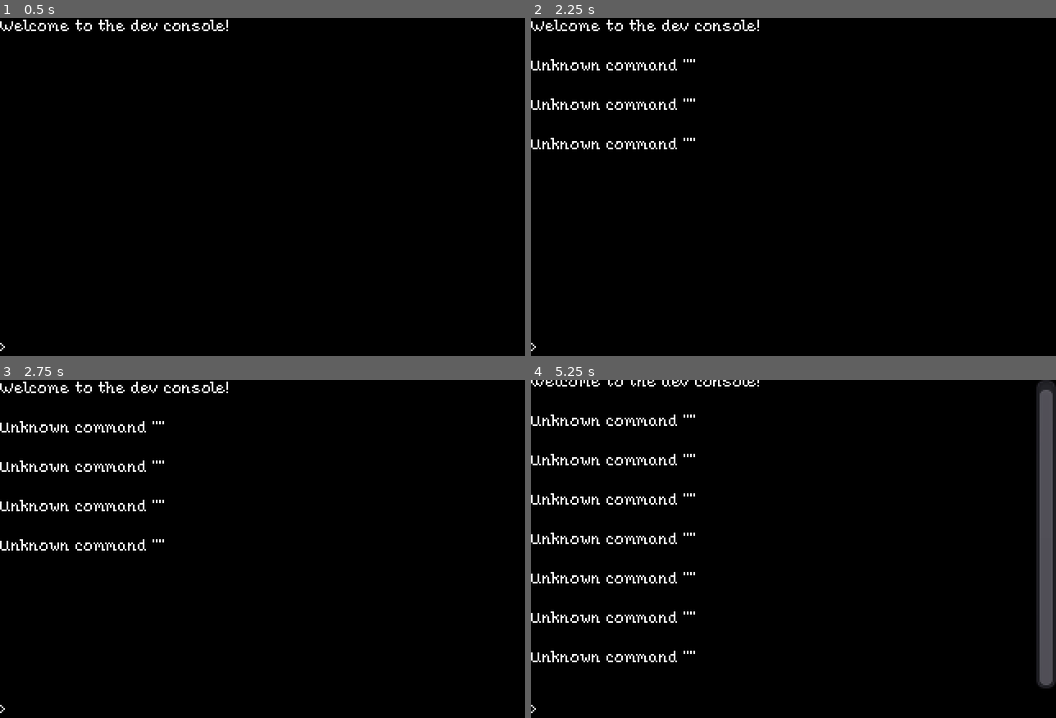
Above: before the commit, frames 1-4 (two rows, left to right).
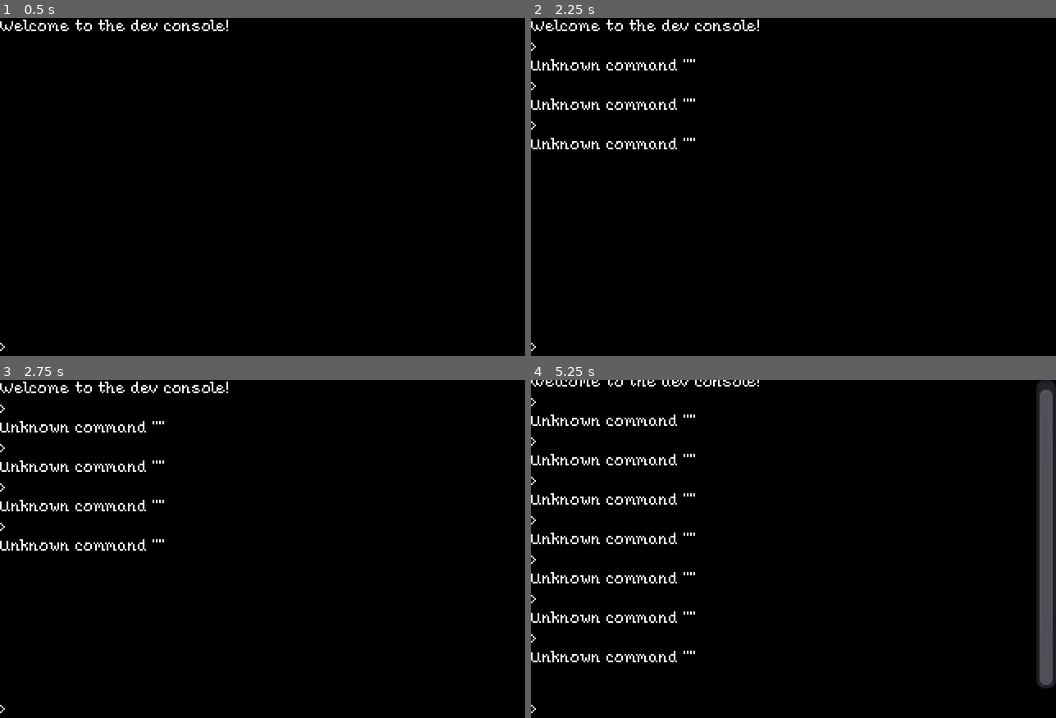
Above: after the commit, the same moments.

Repository: sand-bird/menagerie
Game: Godot game, scene res://ui/console/console.tscn
The game is run twice, just before and just after one commit, with the same random seed, the same clock (stepped at 60 frames per second) and the same inputs. This scene is started directly instead of the project's main scene.
Inputs (mouse positions are in pixels of both pictures, inside the frame that each line leads up to):
- Up to frame 1 (0.5 s): no input
- Up to frame 2 (2.25 s): tap Enter at 0.5, 0.6, 2 s; move the mouse to (909, 170) at 0.52 s; hold Right (ui_right) 0.53-1.25 s; click (909, 170) at 0.67 s; tap Space at 1.25 s; drag from (688, 207) to (767, 257) at 1.27 s; move the mouse to (846, 112) at 2.02 s; hold Right (ui_right) from 2.03 s (still down); hold Shift from 2.03 s (still down)
- Up to frame 3 (2.75 s): keep holding Right (ui_right); keep holding Shift; tap Enter at 2.3 s
- Up to frame 4 (5.25 s): release Right (ui_right) at 2.75 s; release Shift at 2.75 s; tap Space at 2.75, 4.25 s; drag from (767, 619) to (636, 498) at 2.77 s; tap Enter at 3.5, 3.8, 5.1 s; move the mouse to (951, 603) at 3.52 s; hold Left (ui_left) 3.53-4.25 s; tap Ctrl at 3.6 s; drag from (636, 498) to (714, 464) at 4.27 s; move the mouse to (819, 549) at 5.02 s; hold Down (ui_down) from 5.03 s (still down); click (819, 549) at 5.17 s

Frame 1 is identical in both runs. In frame 2, less than 0.1% of the frame differs, in the area x 0-1%, y 7-34%; in frame 3, less than 0.1%; in frame 4, less than 0.1%, in the area x 0-1%, y 5-78%.

Commit message:
console stuff

Diff:
--- a/game/ui/console/console.gd
+++ b/game/ui/console/console.gd
@@ -49,12 +49,9 @@
 		update_user_input()
 
 
-
+# User chose to enter their current input. Try to execute a command.
 func handle_user_input():
-	"""
-	User chose to enter their current input. Try to execute a command.
-	"""
-	self.log(user_input)
+	self.log('> ' + user_input)
 	# Split into space-separated tokens
 	var tokens = Array(user_input.split(" "))
 	user_input = ""
@@ -79,29 +76,6 @@
 
 
 func log(x):
-	var str_to_log = String(x)
-	for line in str_to_log.split("\n"):
-		log_line(line)
-
-
-func log_line(line: String):
-	var l = $console
-	l.add_text(line)
-	l.newline()
-	#l.scroll_to_line(l.get_line_count() - 1)
-
-func toggle():
-	if visible: hide()
-	else: show()
-
-
-func show():
-	user_input = ""
-	update_user_input()
-#	get_tree().set_paused(true)
-	.show()
-
-
-func hide():
-	.hide()
-#	get_tree().set_paused(false)
+	for line in String(x).split("\n"):
+		$output.add_text(line)
+		$output.newline()
--- a/game/ui/console/console.tscn
+++ b/game/ui/console/console.tscn
@@ -7,7 +7,7 @@
 [sub_resource type="DynamicFont" id=2]
 font_data = ExtResource( 1 )
 
-[node name="dev_console" type="Control"]
+[node name="console" type="Control"]
 anchor_right = 1.0
 anchor_bottom = 1.0
 theme = ExtResource( 2 )
@@ -30,7 +30,7 @@
 text = "> "
 scroll_active = false
 
-[node name="console" type="RichTextLabel" parent="."]
+[node name="output" type="RichTextLabel" parent="."]
 anchor_right = 1.0
 anchor_bottom = 1.0
 margin_bottom = -20.0
--- a/game/ui/ui.gd
+++ b/game/ui/ui.gd
@@ -115,7 +115,7 @@
 # those overlay/restore args anywhere (yet??)
 func toggle(item_ref):
 	var item_idx = find_item(item_ref)
-	if (item_idx): close(item_idx)
+	if item_idx != null: close(item_idx)
 	else: open(item_ref)
 
 # --------------------------------------------------------------------------- #
